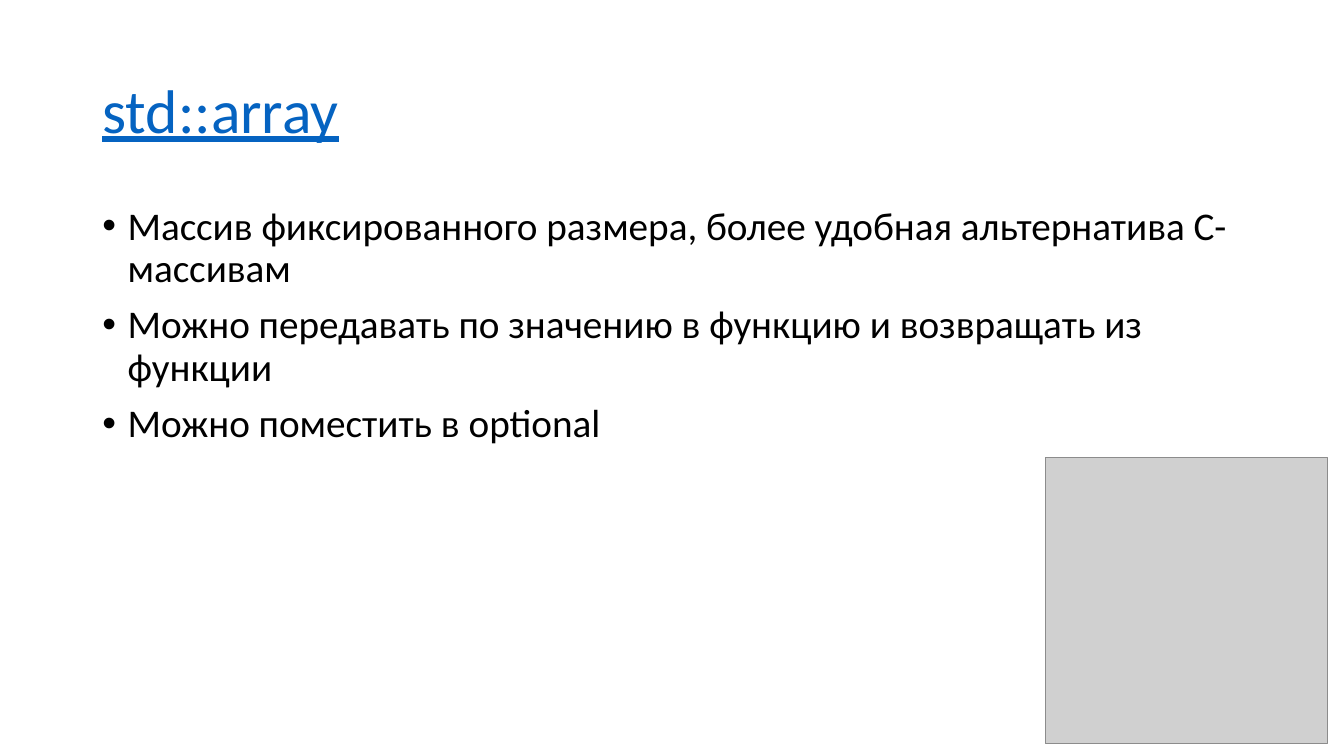
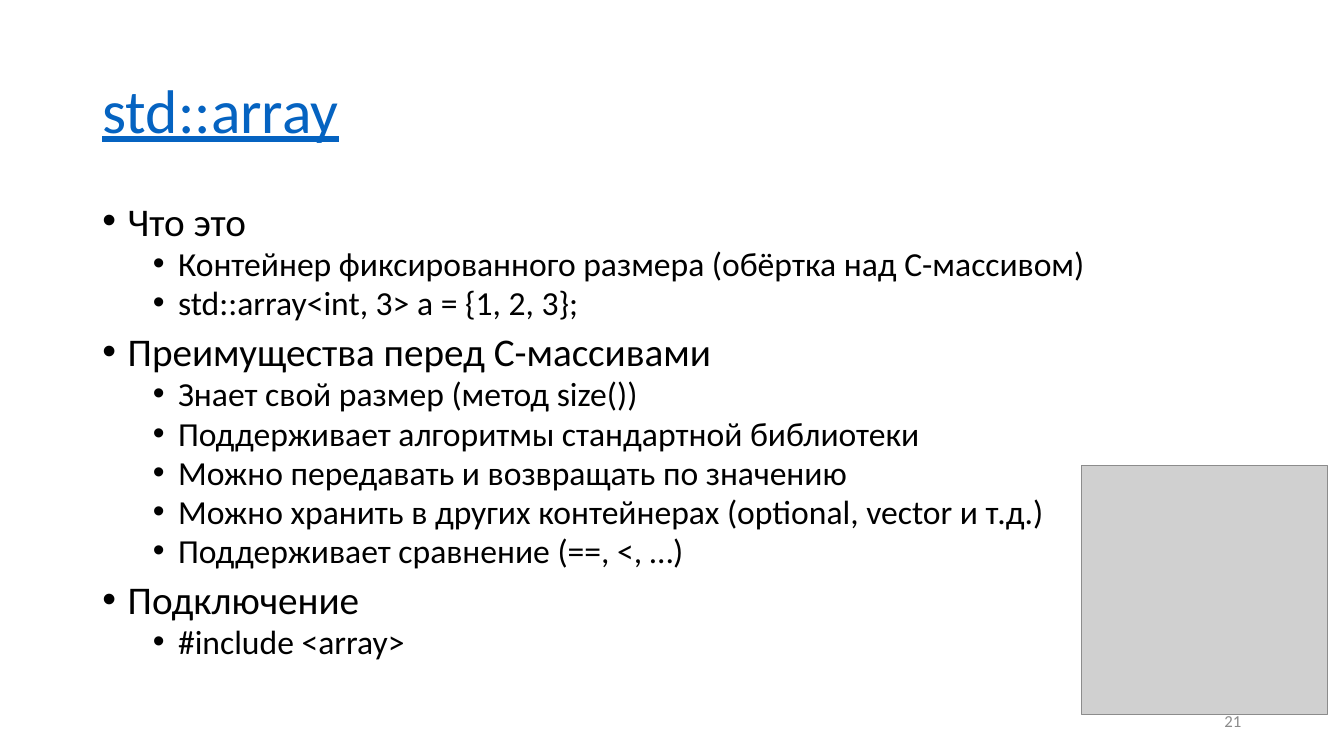
Before and after one commit to alexey-malov/oop, a slide deck: slide 21 of lectures/01/Стандартная библиотека.pptx. Drawn at 1344x756 pixels with LibreOffice and Linux fonts; fonts in the diff are those of the drawing; grey boxes stand for pictures. Boxes give left, top, right and bottom in pixels: in the first picture for what was removed or moved away, otherwise in the second. Text is boxed around its words. In the diff, an @@ line names an element or a change of style, - is before the commit and + after.

Commit message:
Обновил лекции по синтаксису языка и стандартной библиотеке

```diff
--- a/lectures/01/Стандартная библиотека.pptx
+++ b/lectures/01/Стандартная библиотека.pptx
@@ text at [128,211,1084,660]: text changed; size 28 to 24 pt @@
-• Массив фиксированного размера, более удобная альтернатива C-массивам
-• Можно передавать по значению в функцию и возвращать из функции
-• Можно поместить в optional
+• Что это
+  • Контейнер фиксированного размера (обёртка над C-массивом)
+  • std::array<int, 3> a = {1, 2, 3};
+• Преимущества перед C-массивами
+  • Знает свой размер (метод size())
+  • Поддерживает алгоритмы стандартной библиотеки
+  • Можно передавать и возвращать по значению
+  • Можно хранить в других контейнерах (optional, vector и т.д.)
+  • Поддерживает сравнение (==, <, …)
+• Подключение
+  • #include <array>
@@ picture: place and size @@
-picture at [1046,458,1328,744]
+picture at [1082,466,1327,715]
@@ page number added at [1224,714,1241,727], 12 pt, text #8C8C8C @@
+21
```
Also in this commit, not shown: 111 other slides changed, 2 slides added, 1 other file.
